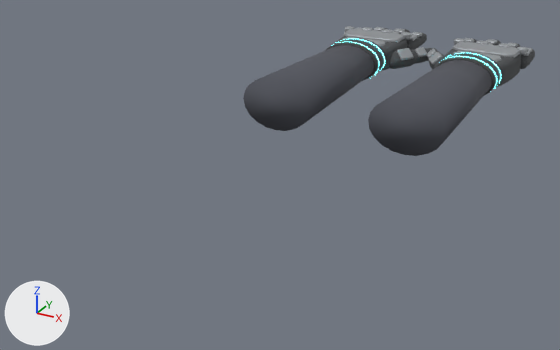
A saved change to the Blender file blender/glove.blend.
One viewpoint serves both versions: a camera (50 mm lens) standing at (0.26, -0.993, 0.286) and looking at (-0.136, -0.273, -0.074). Arrows for +X, +Y and +Z are at lower left; the lights stay in place. The picture after the commit comes second.

The older version as bpy lines, for what is in view:
```python
me_glovemesh_l = bpy.data.meshes.new('GloveMesh.L')
me_glovemesh_l.from_pydata(...)  # 3426 vertices, 3349 faces; spans x -0.057..0.088, y -0.24..0.167, z -0.034..0.03
me_glovemesh_l.polygons.foreach_set('use_smooth', [True] * 3349)
# faces by material slot: [1719, 1438, 122, 48, 22]
me_glovemesh_l.materials.append(mat_glovefabric)  # dark grey #4b4d50
me_glovemesh_l.materials.append(mat_gloveplate)  # grey #9ba0a4
me_glovemesh_l.materials.append(mat_glovecuff)  # dark grey #3c3d3f
me_glovemesh_l.materials.append(mat_neoncyan)  # black #000000, glowing cyan #66f3ff
me_glovemesh_l.materials.append(mat_armsuit)  # dark grey #52555d
me_glovemesh_r = bpy.data.meshes.new('GloveMesh.R')
me_glovemesh_r.from_pydata(...)  # 3426 vertices, 3349 faces; spans x -0.088..0.057, y -0.24..0.167, z -0.034..0.03
me_glovemesh_r.polygons.foreach_set('use_smooth', [True] * 3349)
# faces by material slot: [1719, 1438, 122, 48, 22]
me_glovemesh_r.materials.append(mat_glovefabric)  # dark grey #4b4d50
me_glovemesh_r.materials.append(mat_gloveplate)  # grey #9ba0a4
me_glovemesh_r.materials.append(mat_glovecuff)  # dark grey #3c3d3f
me_glovemesh_r.materials.append(mat_neoncyan)  # black #000000, glowing cyan #66f3ff
me_glovemesh_r.materials.append(mat_armsuit)  # dark grey #52555d
ob_glovemesh_l = bpy.data.objects.new('GloveMesh.L', me_glovemesh_l)
ob_glovemesh_l.location = (-0.16, 0.0, 0.0)
_m = ob_glovemesh_l.modifiers.new('WeightedNormal', 'WEIGHTED_NORMAL')
_m.keep_sharp = True
ob_glovemesh_r = bpy.data.objects.new('GloveMesh.R', me_glovemesh_r)
ob_glovemesh_r.location = (0.0, 0.0, 0.0)
_m = ob_glovemesh_r.modifiers.new('WeightedNormal', 'WEIGHTED_NORMAL')
_m.keep_sharp = True
```
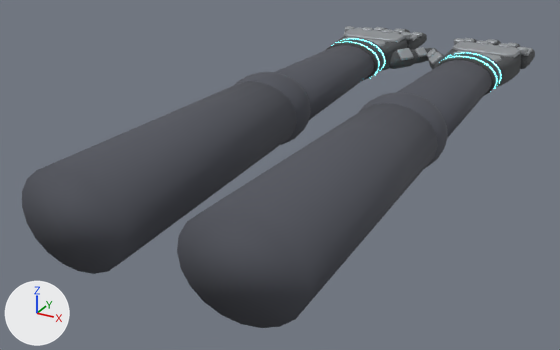
The edits, one by one:
me_glovemesh_r is used by ob_glovemesh_r; location (0.0, 0.0, 0.0).
me_glovemesh_r had 3426 vertices, 3349 faces and spanned x -0.088..0.057, y -0.24..0.167, z -0.034..0.03.
me_glovemesh_r now has 3688 vertices, 3611 faces and spans x -0.088..0.057, y -0.58..0.167, z -0.049..0.045.
me_glovemesh_r part 1: a new loose piece, a UV sphere (20 segments, 12 rings, poles along z) spanning x -0.05..0.05, y -0.31..-0.21, z -0.044..0.04, in mat_armsuit (dark grey #52555d).
me_glovemesh_r part 2: a new loose piece, a 20-sided cut cone along y (radius 0.056 by 0.047 at the low end, 0.047 by 0.038 at the high end) spanning x -0.056..0.056, y -0.58..-0.27, z -0.049..0.045, in mat_armsuit (dark grey #52555d).
Part 3, on me_glovemesh_r:
3 vertices in x -0.014..0.014, y -0.24, z 0.028..0.03 move by (0.0, -0.05, 0.002).
3 vertices in x -0.014..0.014, y -0.24, z -0.034..-0.032 move by (0.0, -0.05, -0.002).
14 vertices move from x -0.044..0.044, y -0.24, z -0.028..0.024 to x -0.046..0.046, y -0.29, z -0.03..0.026.
me_glovemesh_l is used by ob_glovemesh_l; location (-0.16, 0.0, 0.0).
me_glovemesh_l had 3426 vertices, 3349 faces and spanned x -0.057..0.088, y -0.24..0.167, z -0.034..0.03.
me_glovemesh_l now has 3688 vertices, 3611 faces and spans x -0.057..0.088, y -0.58..0.167, z -0.049..0.045.
me_glovemesh_l part 4: a new loose piece, a UV sphere (20 segments, 12 rings, poles along z) spanning x -0.05..0.05, y -0.31..-0.21, z -0.044..0.04, in mat_armsuit (dark grey #52555d).
me_glovemesh_l part 5: a new loose piece, a 20-sided cut cone along y (radius 0.056 by 0.047 at the low end, 0.047 by 0.038 at the high end) spanning x -0.056..0.056, y -0.58..-0.27, z -0.049..0.045, in mat_armsuit (dark grey #52555d).
Part 6, on me_glovemesh_l:
3 vertices in x -0.014..0.014, y -0.24, z 0.028..0.03 move by (0.0, -0.05, 0.002).
3 vertices in x -0.014..0.014, y -0.24, z -0.034..-0.032 move by (0.0, -0.05, -0.002).
14 vertices move from x -0.044..0.044, y -0.24, z -0.028..0.024 to x -0.046..0.046, y -0.29, z -0.03..0.026.

Location of each change, [x1, y1, x2, y2] in pixels of the pictures (560 x 350 px; the box of a moved part takes in the faces that stretch with it):
'GloveMesh.R', reshaped (114% wider, 145% taller): before [368, 38, 535, 156]; after [177, 38, 535, 328]
'GloveMesh.L', reshaped (116% wider, 135% taller): before [243, 26, 432, 131]; after [22, 26, 432, 274]
part 1 of me_glovemesh_r, added: after [359, 92, 448, 169]
part 2 of me_glovemesh_r, added: after [177, 103, 438, 328]
part 3 of me_glovemesh_r, moved or reshaped: before [368, 60, 492, 156]; after [398, 60, 492, 138]
part 4 of me_glovemesh_l, added: after [235, 72, 311, 145]
part 5 of me_glovemesh_l, added: after [22, 81, 297, 274]
part 6 of me_glovemesh_l, moved or reshaped: before [243, 45, 374, 131]; after [275, 45, 374, 120]
